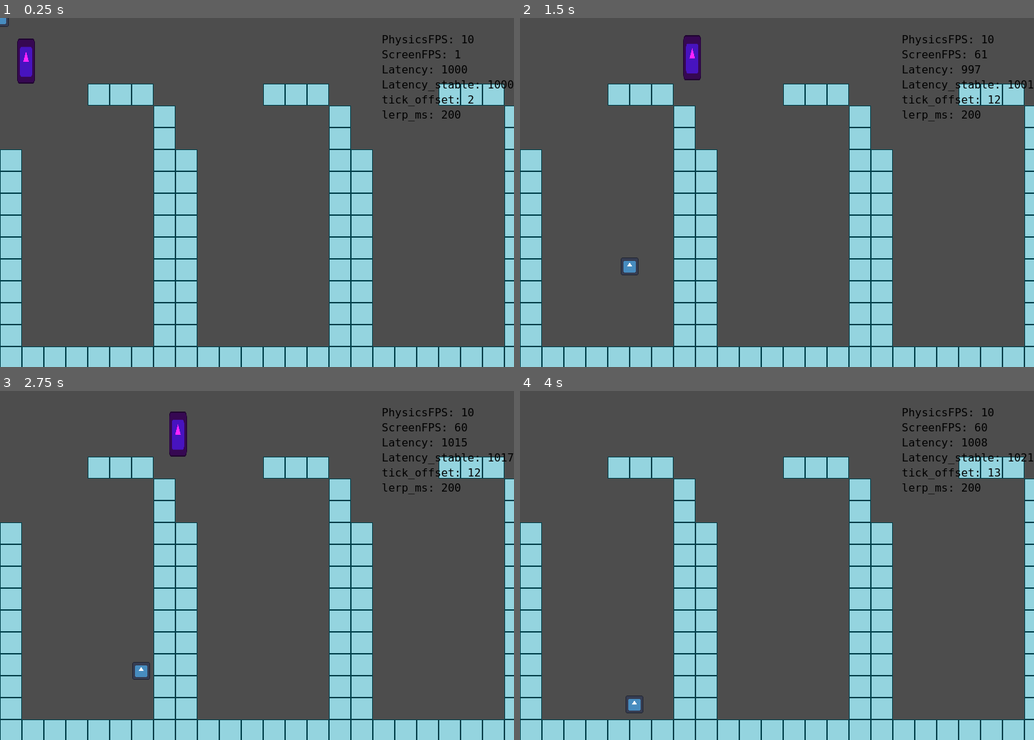
Above: before the commit, frames 1-4 (two rows, left to right).
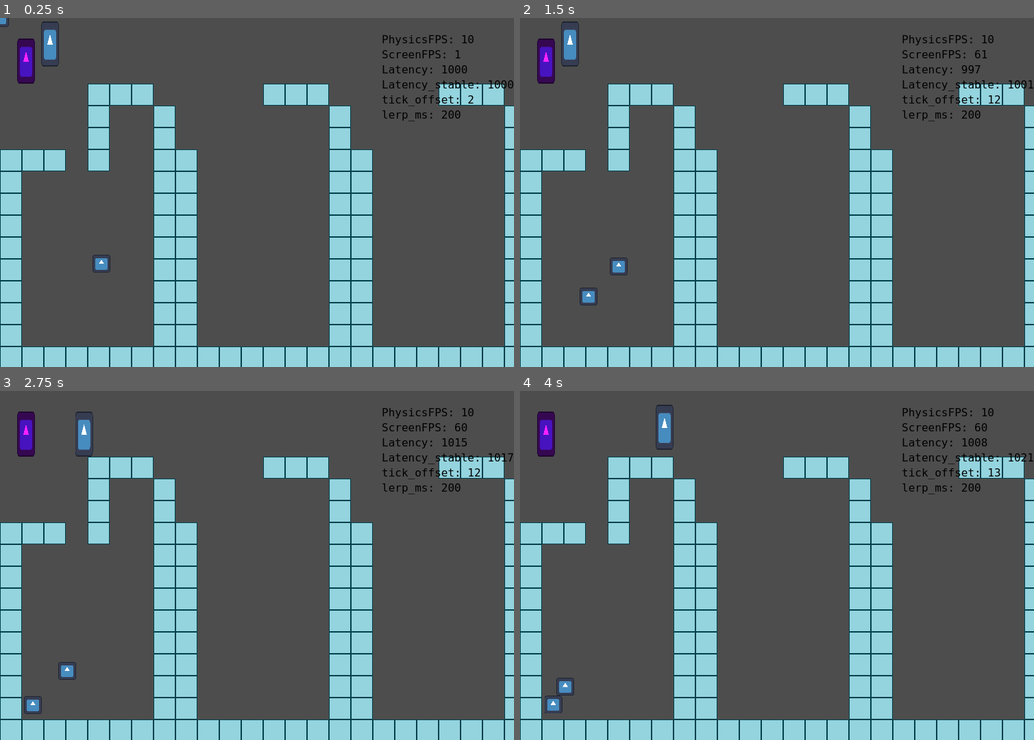
Above: after the commit, the same moments.

Repository: wync-netcode/wync-godot
Game: Godot game, scene res://rooms/lab2/lab2.tscn
Two runs of this game, one before a commit and one after it. Both use one fixed random seed, a clock stepped at 60 frames per second and the inputs below. The engine's default icon, where the game draws it, is replaced by a stand-in: a white triangle on a blue panel in a dark square.
Inputs (mouse positions are in pixels of both pictures, inside the frame that each line leads up to):
- Up to frame 1 (0.25 s): no input
- Up to frame 2 (1.5 s): move the mouse to (890, 175) at 0.52 s; hold D (p1_right) 0.53-1.28 s; hold E (p1_interact) 0.53-1.28 s; move the mouse to (674, 209) at 1.27 s; hold S (p1_down) from 1.28 s (still down); click (674, 209) at 1.35 s
- Up to frame 3 (2.75 s): move the mouse to (308, 488) at 2.02 s; release S (p1_down) at 2.03 s; hold D (p1_right) from 2.03 s (still down); hold 1 (p1_weapon1) from 2.03 s (still down)
- Up to frame 4 (4 s): move the mouse to (751, 635) at 2.77 s; release D (p1_right) at 2.78 s; release 1 (p1_weapon1) at 2.78 s; hold W (p1_up) 2.78-3.53 s; tap 2 (p1_weapon2) at 2.85 s; move the mouse to (931, 617) at 3.52 s; hold A (p1_left) from 3.53 s (still down); hold 3 (p1_weapon3) from 3.53 s (still down)

The runs differ from the first frame. In frame 1, 1.7% of the frame differs, in the area x 4-22%, y 0-73%; in frame 2, 2.8%; in frame 3, 2.8%, in the area x 3-37%, y 5-93%; in frame 4, 2.3%.

Commit message:
refactor: interpolation abstracted to reusable "wsync" class

Diff:
--- a/rooms/demo0/map_demo_0.tscn
+++ b/rooms/demo0/map_demo_0.tscn
@@ -28,7 +28,7 @@
 metadata/_edit_group_ = true
 
 [node name="TileMapLayer" type="TileMapLayer" parent="Base"]
-tile_map_data = PackedByteArray("AAAEAAAAAAAAAAAAAAAFAAAAAAA …(432 unchanged characters)… AAAAAAAAHAAsAAAAAAAAAAAAHAAwAAAAAAAAAAAA=")
+tile_map_data = PackedByteArray("AAAEAAAAAAAAAAAAAAAFAAAAAAA …(432 unchanged characters)… AAAAAAAAHAAsAAAAAAAAAAAAHAAwAAAAAAAAAAAACAAMAAAAAAAAAAAABAAMAAAAAAAAAAAAEAAMAAAAAAAAAAAAEAAIAAAAAAAAAAAAEAAEAAAAAAAAAAAA=")
 tile_set = SubResource("TileSet_wdldy")
 collision_visibility_mode = 1
 
--- a/rooms/lab2/lab2.tscn
+++ b/rooms/lab2/lab2.tscn
@@ -16,6 +16,7 @@
 [ext_resource type="Script" path="res://src/components/co_single_world.gd" id="12_8x65i"]
 [ext_resource type="Script" path="res://src/systems/sy_shoot_weapon.gd" id="12_dhgio"]
 [ext_resource type="Script" path="res://src/systems/sy_reload_weapon.gd" id="13_5ywtb"]
+[ext_resource type="Script" path="res://src/network/wync/co_single_wync_context.gd" id="13_ckh8x"]
 [ext_resource type="Script" path="res://src/systems/sy_switch_weapon.gd" id="14_4qbu2"]
 [ext_resource type="PackedScene" uid="uid://dp7hr35om6ih8" path="res://src/entities/en_ball.tscn" id="15_h11ql"]
 [ext_resource type="Script" path="res://src/systems/sy_health.gd" id="15_uanrs"]
@@ -42,14 +43,20 @@
 [ext_resource type="Script" path="res://src/network/latency_compensation/co_flag_net_self_predict.gd" id="30_jafaw"]
 [ext_resource type="Script" path="res://src/network/latency_compensation/co_net_buffered_inputs.gd" id="31_10fi0"]
 [ext_resource type="Script" path="res://addons/gs_ecs/group.gd" id="32_wj45u"]
+[ext_resource type="Script" path="res://src/network/wync/sy_wync_state_extractor.gd" id="34_bmka7"]
 [ext_resource type="Script" path="res://src/network/latency_compensation/sy_net_buffered_inputs.gd" id="36_n5l6y"]
 [ext_resource type="Script" path="res://src/network/latency_compensation/sy_net_self_predict.gd" id="37_q7221"]
 [ext_resource type="Script" path="res://src/network/latency_compensation/sy_net_send_inputs.gd" id="38_ju0vw"]
 [ext_resource type="Script" path="res://src/network/latency_compensation/sy_net_latency_stable.gd" id="38_vuulq"]
+[ext_resource type="Script" path="res://src/network/latency_compensation/co_flag_net_extrapolate.gd" id="39_x655r"]
 [ext_resource type="Script" path="res://src/network/latency_compensation/sy_net_prediction_ticks.gd" id="40_ailwx"]
 [ext_resource type="Script" path="res://src/network/debug/sy_state_logger_client.gd" id="42_aib70"]
 [ext_resource type="Script" path="res://src/network/latency_compensation/sy_net_clock_client.gd" id="45_6w0w5"]
+[ext_resource type="Script" path="res://src/network/latency_compensation/sy_net_ball_extrapolate.gd" id="46_m3l0l"]
+[ext_resource type="Script" path="res://src/network/wync/sy_wync_setup_ball_sync.gd" id="49_4ofub"]
 [ext_resource type="Script" path="res://src/network/latency_compensation/sy_net_lerp_predicted.gd" id="49_dsdhr"]
+[ext_resource type="Script" path="res://src/network/wync/sy_wync_save_confirmed_states.gd" id="52_65fst"]
+[ext_resource type="Script" path="res://src/network/wync/sy_wync_lerp_past.gd" id="56_0clym"]
 
 [node name="Lab2" type="Node2D"]
 script = ExtResource("1_1ps8v")
@@ -95,18 +102,24 @@
 script = ExtResource("12_8x65i")
 singleton = true
 
+[node name="CoSingleWyncContext" type="Node" parent="worlds/WorldServer/Singletons"]
+script = ExtResource("13_ckh8x")
+singleton = true
+
 [node name="Entities" type="Node" parent="worlds/WorldServer"]
 
 [node name="EnPlayer" parent="worlds/WorldServer/Entities" instance=ExtResource("23_ewwho")]
-visible = false
 position = Vector2(73, 58)
 
 [node name="CoNetBufferedInputs" type="Node" parent="worlds/WorldServer/Entities/EnPlayer"]
 script = ExtResource("31_10fi0")
 
-[node name="EnBall" parent="worlds/WorldServer/Entities" instance=ExtResource("15_h11ql")]
+[node name="EnBallLerp" parent="worlds/WorldServer/Entities" instance=ExtResource("15_h11ql")]
+position = Vector2(148, 351)
+
+[node name="EnBallExtra" parent="worlds/WorldServer/Entities" instance=ExtResource("15_h11ql")]
 visible = false
-position = Vector2(148, 351)
+position = Vector2(178, 366)
 
 [node name="GroupPhysics" type="Node" parent="worlds/WorldServer"]
 script = ExtResource("32_wj45u")
@@ -154,12 +167,19 @@
 
 [node name="SyStateExtractor" type="Node" parent="worlds/WorldServer/GroupPhysics/SystemsNetwork"]
 script = ExtResource("20_03l6t")
+ENABLED = false
 
 [node name="SyStateLoggerServer" type="Node" parent="worlds/WorldServer/GroupPhysics/SystemsNetwork"]
 script = ExtResource("29_wvn6l")
 
 [node name="SyNetClockServer" type="Node" parent="worlds/WorldServer/GroupPhysics/SystemsNetwork"]
 script = ExtResource("29_a0he2")
+
+[node name="SyWyncSetupBallSync" type="Node" parent="worlds/WorldServer/GroupPhysics/SystemsNetwork"]
+script = ExtResource("49_4ofub")
+
+[node name="SyWyncStateExtractor" type="Node" parent="worlds/WorldServer/GroupPhysics/SystemsNetwork"]
+script = ExtResource("34_bmka7")
 
 [node name="SyTicks" type="Node" parent="worlds/WorldServer/GroupPhysics"]
 script = ExtResource("18_oeqdo")
@@ -201,6 +221,10 @@
 [node name="EnSingleClient" parent="worlds/WorldClient1/Singletons" instance=ExtResource("22_c1lim")]
 singleton = true
 
+[node name="CoSingleWyncContext" type="Node" parent="worlds/WorldClient1/Singletons"]
+script = ExtResource("13_ckh8x")
+singleton = true
+
 [node name="Entities" type="Node" parent="worlds/WorldClient1"]
 
 [node name="EnPlayer2" parent="worlds/WorldClient1/Entities" instance=ExtResource("23_ewwho")]
@@ -219,10 +243,19 @@
 [node name="CoNetBufferedInputs" type="Node" parent="worlds/WorldClient1/Entities/EnPlayer2"]
 script = ExtResource("31_10fi0")
 
-[node name="EnBall2" parent="worlds/WorldClient1/Entities" instance=ExtResource("15_h11ql")]
-
-[node name="CoNetConfirmedStates" type="Node" parent="worlds/WorldClient1/Entities/EnBall2"]
+[node name="EnBallLerp" parent="worlds/WorldClient1/Entities" instance=ExtResource("15_h11ql")]
+
+[node name="CoNetConfirmedStates" type="Node" parent="worlds/WorldClient1/Entities/EnBallLerp"]
 script = ExtResource("27_kq1bv")
+
+[node name="EnBallExtra" parent="worlds/WorldClient1/Entities" instance=ExtResource("15_h11ql")]
+visible = false
+
+[node name="CoNetConfirmedStates" type="Node" parent="worlds/WorldClient1/Entities/EnBallExtra"]
+script = ExtResource("27_kq1bv")
+
+[node name="CoFlagNetExtrapolate" type="Node" parent="worlds/WorldClient1/Entities/EnBallExtra"]
+script = ExtResource("39_x655r")
 
 [node name="GroupPhysics" type="Node" parent="worlds/WorldClient1"]
 script = ExtResource("32_wj45u")
@@ -275,6 +308,7 @@
 
 [node name="SyNetSaveConfirmedStates" type="Node" parent="worlds/WorldClient1/GroupPhysics/SystemsNetwork"]
 script = ExtResource("29_eipoi")
+ENABLED = false
 
 [node name="SyNetBufferedInputs" type="Node" parent="worlds/WorldClient1/GroupPhysics/SystemsNetwork"]
 script = ExtResource("36_n5l6y")
@@ -282,6 +316,9 @@
 [node name="SyNetSelfPredict" type="Node" parent="worlds/WorldClient1/GroupPhysics/SystemsNetwork"]
 script = ExtResource("37_q7221")
 
+[node name="SyNetBallExtrapolate" type="Node" parent="worlds/WorldClient1/GroupPhysics/SystemsNetwork"]
+script = ExtResource("46_m3l0l")
+
 [node name="SyNetSendInputs" type="Node" parent="worlds/WorldClient1/GroupPhysics/SystemsNetwork"]
 script = ExtResource("38_ju0vw")
 
@@ -289,6 +326,12 @@
 script = ExtResource("42_aib70")
 ENABLED = false
 
+[node name="SyWyncSetupBallSync" type="Node" parent="worlds/WorldClient1/GroupPhysics/SystemsNetwork"]
+script = ExtResource("49_4ofub")
+
+[node name="SyWyncSaveConfirmedStates" type="Node" parent="worlds/WorldClient1/GroupPhysics/SystemsNetwork"]
+script = ExtResource("52_65fst")
+
 [node name="SyTicks" type="Node" parent="worlds/WorldClient1/GroupPhysics"]
 script = ExtResource("18_oeqdo")
 
@@ -303,10 +346,14 @@
 
 [node name="SyNetLerpPast" type="Node" parent="worlds/WorldClient1/GroupProcess"]
 script = ExtResource("30_5i022")
+ENABLED = false
 
 [node name="SyNetLerpPredicted" type="Node" parent="worlds/WorldClient1/GroupProcess"]
 script = ExtResource("49_dsdhr")
 
+[node name="SyWyncLerpPast" type="Node" parent="worlds/WorldClient1/GroupProcess"]
+script = ExtResource("56_0clym")
+
 [node name="CanvasLayer" type="CanvasLayer" parent="."]
 
 [node name="ui" parent="CanvasLayer" instance=ExtResource("26_sokx8")]
--- /dev/null
+++ b/src/network/latency_compensation/co_flag_net_literal_state.gd
@@ -0,0 +1,3 @@
+extends Component
+class_name CoFlagNetLiteralState
+static var label = ECS.add_component()
--- /dev/null
+++ b/src/network/latency_compensation/sy_net_ball_extrapolate.gd
@@ -0,0 +1,79 @@
+extends System
+class_name SyNetBallExtrapolate
+const label: StringName = StringName("SyNetBallExtrapolate")
+
+## * Only predict movement
+
+
+func _ready():
+	components = [CoNetConfirmedStates.label, CoNetPredictedStates.label, CoFlagNetExtrapolate.label]
+	super()
+
+
+func on_process(entities, _data, _delta: float):
+
+	var co_loopback = GlobalSingletons.singleton.get_component(CoTransportLoopback.label) as CoTransportLoopback
+	if not co_loopback:
+		Log.err(self, "Couldn't find singleton CoTransportLoopback")
+		return
+
+	var co_predict_data = ECS.get_singleton_component(self, CoSingleNetPredictionData.label) as CoSingleNetPredictionData
+
+	var co_ticks = ECS.get_singleton_component(self, CoTicks.label) as CoTicks
+	var target_tick = co_predict_data.target_tick
+
+	# predict entities
+
+	for entity: Entity in entities:
+
+		var co_net_confirmed_states = entity.get_component(CoNetConfirmedStates.label) as CoNetConfirmedStates
+		var co_net_predicted_states = entity.get_component(CoNetPredictedStates.label) as CoNetPredictedStates
+		var co_net_buffered_inputs = entity.get_component(CoNetBufferedInputs.label) as CoNetBufferedInputs
+
+		var last_confirmed = co_net_confirmed_states.buffer.get_relative(0) as NetTickData
+
+		if last_confirmed == null:
+			continue
+
+		# Initialize stored predicted states. TODO: Move elsewhere
+
+		if co_net_predicted_states.curr.data == null:
+			co_net_predicted_states.curr.data = CoCollider.SnapData.new()
+			co_net_predicted_states.prev = co_net_predicted_states.curr.copy()
+			continue
+
+		# Reset state
+
+		var collider = entity.get_component(CoCollider.label) as CoCollider
+		collider.global_position = last_confirmed.data.position as Vector2
+		collider.velocity = last_confirmed.data.velocity as Vector2
+
+		# predict ticks
+
+		for tick in range(last_confirmed.tick +1, target_tick +1):
+
+			var input = null
+			var tick_local = co_net_buffered_inputs.get_tick_predicted(tick)
+			if tick_local:
+				input = co_net_buffered_inputs.get_tick(tick_local)
+			if not input:
+				input = CoActorInput.new()
+
+			SyActorMovement.simulate_movement(input, collider, _delta)
+
+			# store predicted states
+			# (run on last two iterations)
+
+			if tick > (target_tick -1):
+				co_net_predicted_states.prev.data.position = co_net_predicted_states.curr.data.position
+				co_net_predicted_states.curr.data.position = collider.global_position
+
+			# debug player trail
+
+			var progress = (float(tick) - last_confirmed.tick) / (target_tick - last_confirmed.tick)
+			DebugPlayerTrail.spawn(self, collider.global_position, progress)
+
+		# update store predicted state metadata
+
+		co_net_predicted_states.prev.tick = target_tick -1
+		co_net_predicted_states.curr.tick = target_tick
--- a/src/network/latency_compensation/sy_net_save_confirmed_states.gd
+++ b/src/network/latency_compensation/sy_net_save_confirmed_states.gd
@@ -33,6 +33,7 @@
 * A server system to receive and interpret (and store) player buffered inputs
 * A way to ensure client and server ticks are synced.
 """
+# TODO: This preferable would be in process
 
 
 func _ready():
--- /dev/null
+++ b/src/network/packet/wync_packet_prop_snap.gd
@@ -0,0 +1,35 @@
+class_name WyncPacketPropSnap
+
+## Ideal packet structure
+## tick;[entity_id:[prop_id:prop_value,prop_id:prop_value]]
+
+## NOTE: Build an optimized packet format exclusive for positional data
+
+class PropSnap:
+	var prop_id: int
+	var prop_value#: (int, float, vector2)
+
+class EntitySnap:
+	var entity_id: int
+	var props: Array[PropSnap]
+
+var tick: int
+var snaps: Array[EntitySnap]
+
+
+func duplicate() -> WyncPacketPropSnap:
+	var i = WyncPacketPropSnap.new()
+	i.tick = tick
+
+	for snap: EntitySnap in snaps:
+		var new_snap = EntitySnap.new()
+		new_snap.entity_id = snap.entity_id
+		i.snaps.append(new_snap)
+
+		for prop in snap.props:
+			var new_prop = PropSnap.new()
+			new_prop.prop_id = prop.prop_id
+			new_prop.prop_value = prop.prop_value
+			new_snap.props.append(new_prop)
+
+	return i
--- /dev/null
+++ b/src/network/wync/co_flag_wync_entity_tracked.gd
@@ -0,0 +1,3 @@
+extends Component
+class_name CoFlagWyncEntityTracked
+static var label = ECS.add_component()
--- /dev/null
+++ b/src/network/wync/co_single_wync_context.gd
@@ -0,0 +1,5 @@
+class_name CoSingleWyncContext
+extends Component
+static var label = ECS.add_component()
+
+var ctx: WyncCtx = WyncCtx.new()
--- /dev/null
+++ b/src/network/wync/sy_wync_lerp_past.gd
@@ -0,0 +1,85 @@
+extends System
+class_name SyWyncLerpPast
+const label: StringName = StringName("SyWyncLerpPast")
+
+## This interpolation implementation applies:
+## * Asumes there is no jitter
+## * Uses packet arrival time as it's timestamp
+## Drawbacks:
+## * There will be visual glitches because of jitter
+
+# TODO: Lots of unoptimizations
+
+
+func _ready():
+	components = [CoActor.label, CoActorRenderer.label, CoNetConfirmedStates.label, -CoNetPredictedStates.label, CoFlagWyncEntityTracked.label]
+	super()
+
+
+func on_process(entities, _data, _delta: float):
+
+	var co_predict_data = ECS.get_singleton_component(self, CoSingleNetPredictionData.label) as CoSingleNetPredictionData
+	var co_ticks = ECS.get_singleton_component(self, CoTicks.label) as CoTicks
+
+	var single_wync = ECS.get_singleton_component(self, CoSingleWyncContext.label) as CoSingleWyncContext
+	var wync_ctx = single_wync.ctx as WyncCtx
+
+	var curr_time = ClockUtils.time_get_ticks_msec(co_ticks)
+	var physics_fps = Engine.physics_ticks_per_second
+
+	# define target time to render
+	var pkt_inter_arrival_time = ((1000.0 / physics_fps) * 10) # NOTE: This will be important later
+	var frame = (1000.0 / physics_fps)
+	var target_time = curr_time - co_predict_data.lerp_ms
+
+	# interpolate positions for entities
+
+	for entity: Entity in entities:
+
+		var co_renderer = entity.get_component(CoActorRenderer.label) as CoActorRenderer
+		var co_actor = entity.get_component(CoActor.label) as CoActor
+
+		# else fall back to using confirmed state
+
+		var co_net_confirmed_states = entity.get_component(CoNetConfirmedStates.label) as CoNetConfirmedStates
+		var ring = co_net_confirmed_states.buffer
+
+		# check if this entity has a "position" prop
+
+		if not WyncUtils.is_entity_tracked(wync_ctx, co_actor.id):
+			continue
+
+		var prop = WyncUtils.entity_get_prop(wync_ctx, co_actor.id, "position")
+		if not prop:
+			continue
+
+		# find two snapshots
+
+		var snaps = WyncUtils.find_closest_two_snapshots_from_prop(target_time, prop)
+
+		if not snaps.size():
+			Log.out(self, "lerppast NOTFOUND left: %s | target: %s | right: %s | curr: %s" % [0, target_time, 0, curr_time])
+			continue
+
+		var snap_left = snaps[0] as NetTickData
+		var snap_right = snaps[1] as NetTickData
+
+		# Log.out(self, "%s new_pos: %s | left: %s | target: %s | right: %s | curr: %s" % [snap_left.tick == snap_right.tick, new_pos, snap_left.timestamp, target_time, snap_right.timestamp, curr_time])
+
+		# interpolate between the two
+
+		var left_timestamp = snap_left.timestamp
+		var right_timestamp = snap_right.timestamp
+
+		if abs(left_timestamp - right_timestamp) < 0.000001:
+			co_renderer.global_position = snap_right.data
+		else:
+			var left_pos = snap_left.data as Vector2
+			var right_pos = snap_right.data as Vector2
+			var factor = clampf(
+				(float(target_time) - left_timestamp) / (right_timestamp - left_timestamp),
+				0, 1)
+			var new_pos = left_pos.lerp(right_pos, factor)
+			co_renderer.global_position = new_pos
+
+			Log.out(self, "leftardiff %s | left: %s | target: %s | right: %s | factor %s" % [target_time - left_timestamp, left_timestamp, target_time, right_timestamp, factor])
--- /dev/null
+++ b/src/network/wync/sy_wync_save_confirmed_states.gd
@@ -0,0 +1,64 @@
+extends System
+class_name SyWyncSaveConfirmedStates
+const label: StringName = StringName("SyWyncSaveConfirmedStates")
+
+# TODO: This preferable would be in process
+
+
+func _ready():
+	components = [CoNetConfirmedStates.label, CoActor.label, CoActorRegisteredFlag.label, CoBall.label]
+	super()
+
+
+func on_process(_entities, _data, _delta: float):
+
+	var en_client = ECS.get_singleton_entity(self, "EnSingleClient")
+	if not en_client:
+		Log.err(self, "Couldn't find singleton EnSingleClient")
+		return
+	var co_io = en_client.get_component(CoIOPackets.label) as CoIOPackets
+
+	var single_actors = ECS.get_singleton_entity(self, "EnSingleActors")
+	if not single_actors:
+		Log.err(self, "Couldn't find singleton EnSingleActors")
+		return
+	var co_actors = single_actors.get_component(CoSingleActors.label) as CoSingleActors
+
+	var co_ticks = ECS.get_singleton_component(self, CoTicks.label) as CoTicks
+	var curr_time = ClockUtils.time_get_ticks_msec(co_ticks)
+
+	var single_wync = ECS.get_singleton_component(self, CoSingleWyncContext.label) as CoSingleWyncContext
+	var wync_ctx = single_wync.ctx as WyncCtx
+
+
+	# save tick data from packets
+
+	for k in range(co_io.in_packets.size()-1, -1, -1):
+		var pkt = co_io.in_packets[k] as NetPacket
+		var data = pkt.data as WyncPacketPropSnap
+		if not data:
+			continue
+
+		# consume
+		co_io.in_packets.remove_at(k)
+
+		Log.out(self, "consume | co_io.in_packets.size() %s" % (co_io.in_packets.size()+1))
+
+		for snap: WyncPacketPropSnap.EntitySnap in data.snaps:
+
+			if not WyncUtils.is_entity_tracked(wync_ctx, snap.entity_id):
+				continue
+
+			for prop: WyncPacketPropSnap.PropSnap in snap.props:
+
+				if prop.prop_id > wync_ctx.props.size()-1:
+					continue
+				var local_prop = wync_ctx.props[prop.prop_id] as WyncEntityProp
+				if not local_prop:
+					continue
+
+				var tick_data = NetTickData.new()
+				tick_data.tick = data.tick
+				tick_data.timestamp = curr_time
+				tick_data.data = prop.prop_value
+				local_prop.confirmed_states.push(tick_data)
--- /dev/null
+++ b/src/network/wync/sy_wync_setup_ball_sync.gd
@@ -0,0 +1,35 @@
+class_name SyWyncSetupBallSync
+extends System
+const label: StringName = StringName("SyWyncSetupBallSync")
+
+
+# NOTE: Register just the ball for now
+
+func _ready():
+	components = [CoActor.label, CoBall.label, CoActorRegisteredFlag.label, -CoFlagWyncEntityTracked.label]
+	super()
+
+
+func on_process_entity(entity: Entity, _data, _delta: float):
+
+	var single_wync = ECS.get_singleton_component(self, CoSingleWyncContext.label) as CoSingleWyncContext
+	var wync_ctx = single_wync.ctx as WyncCtx
+
+	var co_actor = entity.get_component(CoActor.label) as CoActor
+	var co_collider = entity.get_component(CoCollider.label) as CharacterBody2D
+
+	# NOTE: Register just the ball for now
+
+	WyncUtils.track_entity(wync_ctx, co_actor.id)
+	WyncUtils.prop_register(
+		wync_ctx,
+		co_actor.id,
+		"position",
+		WyncEntityProp.DATA_TYPE.VECTOR2,
+		func(): return co_collider.global_position,
+		func(pos: Vector2): co_collider.global_position = pos,
+	)
+
+	var flag = CoFlagWyncEntityTracked.new()
+	ECS.entity_add_component_node(entity, flag)
+	Log.out(self, "wync: Registered entity %s with id %s" % [entity, co_actor.id])
--- /dev/null
+++ b/src/network/wync/sy_wync_state_extractor.gd
@@ -0,0 +1,66 @@
+extends System
+class_name SyWyncStateExtractor
+const label: StringName = StringName("SyWyncStateExtractor")
+
+## Extracts state from actors
+
+
+func _ready():
+	components = [CoActor.label]
+	super()
+
+
+func on_process(entities, _data, _delta: float):
+
+	var co_ticks = ECS.get_singleton_component(self, CoTicks.label) as CoTicks
+
+	# throttle send rate
+	# TODO: make this configurable
+
+	#if co_ticks.ticks % 10 != 0:
+		#return
+
+	var single_server = ECS.get_singleton_entity(self, "EnSingleServer")
+	if not single_server:
+		print("E: Couldn't find singleton EnSingleServer")
+		return
+	var co_io_packets = single_server.get_component(CoIOPackets.label) as CoIOPackets
+	var co_server = single_server.get_component(CoServer.label) as CoServer
+
+	var single_wync = ECS.get_singleton_component(self, CoSingleWyncContext.label) as CoSingleWyncContext
+	var wync_ctx = single_wync.ctx as WyncCtx
+
+	# extract actors positional data
+
+	var packet = WyncPacketPropSnap.new()
+	packet.tick = co_ticks.ticks
+
+	for entity_id_key in wync_ctx.entity_has_props.keys():
+		var prop_ids_array = wync_ctx.entity_has_props[entity_id_key] as Array
+		if not prop_ids_array.size():
+			continue
+
+		var entity_snap = WyncPacketPropSnap.EntitySnap.new()
+		entity_snap.entity_id = entity_id_key
+
+		for prop_id in prop_ids_array:
+
+			var prop = wync_ctx.props[prop_id] as WyncEntityProp
+			var prop_snap = WyncPacketPropSnap.PropSnap.new()
+
+			prop_snap.prop_id = prop_id
+			prop_snap.prop_value = prop.getter.call()
+			entity_snap.props.append(prop_snap)
+
+			Log.out(self, "wync: Found prop %s" % prop.name_id)
+
+		packet.snaps.append(entity_snap)
+
+
+	# prepare packets to send
+
+	for peer: CoServer.ServerPeer in co_server.peers:
+		var pkt = NetPacket.new()
+		pkt.to_peer = peer.peer_id
+		pkt.data = packet.duplicate()
+		co_io_packets.out_packets.append(pkt)
--- /dev/null
+++ b/src/network/wync/wync_ctx.gd
@@ -0,0 +1,19 @@
+class_name WyncCtx
+
+# Array<entity_id: int>
+var tracked_entities: Array
+
+# Array<prop_id: int, WyncEntityProp>
+var props: Array
+
+# Map<entity_id: int, Array<prop_id>>
+var entity_has_props: Dictionary
+
+
+"""
+static var instance: WyncCtx = null
+static func get_singleton() -> WyncCtx:
+	if instance == null:
+		instance = WyncCtx.new()
+	return instance
+"""
--- /dev/null
+++ b/src/network/wync/wync_entity_prop.gd
@@ -0,0 +1,22 @@
+class_name WyncEntityProp
+
+enum DATA_TYPE {
+	INT,
+	FLOAT,
+	VECTOR2
+}
+
+var name_id: String
+var data_type: DATA_TYPE
+var getter: Callable
+var setter: Callable
+
+# Optional properties:
+# TODO: Move these elsewhere
+
+# Ring<int | float | Vector2>
+# Ring <NetTickData>
+var confirmed_states: RingBuffer = RingBuffer.new(10)
+
+var pred_curr: NetTickData = NetTickData.new()
+var pred_prev: NetTickData = NetTickData.new()
--- /dev/null
+++ b/src/network/wync/wync_utils.gd
@@ -0,0 +1,98 @@
+class_name WyncUtils
+
+# Entity / Property functions
+# ================================================================
+
+
+static func track_entity(ctx: WyncCtx, entity_id: int):
+	ctx.tracked_entities.append(entity_id)
+	ctx.entity_has_props[entity_id] = []
+
+
+static func prop_register(
+	ctx: WyncCtx,
+	entity_id: int,
+	name_id: String,
+	data_type: WyncEntityProp.DATA_TYPE,
+	getter: Callable,
+	setter: Callable
+	) -> bool:
+
+	if not is_entity_tracked(ctx, entity_id):
+		return false
+
+	var prop = WyncEntityProp.new()
+	prop.name_id = name_id
+	prop.data_type = data_type
+	prop.getter = getter
+	prop.setter = setter
+
+
+	var prop_id = ctx.props.size()
+	var entity_props = ctx.entity_has_props[entity_id] as Array
+	ctx.props.append(prop)
+	entity_props.append(prop_id)
+
+	return true
+
+
+static func entity_get_prop(ctx: WyncCtx, entity_id: int, prop_name_id: StringName) -> WyncEntityProp:
+
+	if not is_entity_tracked(ctx, entity_id):
+		return null
+
+	var entity_prop_ids = ctx.entity_has_props[entity_id] as Array
+
+	for prop_id in entity_prop_ids:
+		var prop = ctx.props[prop_id] as WyncEntityProp
+		if prop.name_id == prop_name_id:
+			return prop
+
+	return null
+
+
+static func is_entity_tracked(ctx: WyncCtx, entity_id: int) -> bool:
+	return ctx.tracked_entities.has(entity_id)
+
+
+# Interpolation / Extrapolation / Prediction functions
+# ================================================================
+
+
+# @returns tuple[NetTickData, NetTickData]
+static func find_closest_two_snapshots_from_prop_id(ctx: WyncCtx, target_time: int, prop_id: int) -> Array:
+
+	if prop_id > ctx.props.size() -1:
+		return []
+
+	return find_closest_two_snapshots_from_prop(
+		target_time,
+		ctx.props[prop_id] as WyncEntityProp
+	)
+
+
+# @returns tuple[NetTickData, NetTickData]
+static func find_closest_two_snapshots_from_prop(target_time: int, prop: WyncEntityProp) -> Array:
+
+	var ring = prop.confirmed_states
+
+	var snap_left: NetTickData = null
+	var snap_right: NetTickData = null
+
+	for i in range(ring.size):
+		var snapshot = ring.get_relative(-i) as NetTickData
+		if not snapshot:
+			break
+		var snapshot_timestamp = snapshot.timestamp
+		#Log.out(ctx, "Comparing ticks %s(%s) tar:%s" % [snapshot_timestamp, snapshot.tick, target_time])
+		if snapshot_timestamp > target_time:
+			snap_right = snapshot
+		elif snap_right != null && snapshot_timestamp < target_time:
+			#found_snapshots = true
+			snap_left = snapshot
+			break
+
+	if snap_left == null:
+		return []
+
+	return [snap_left, snap_right]
Not shown: 1 places in rooms/lab2/lab2.tscn that only renumber resources
